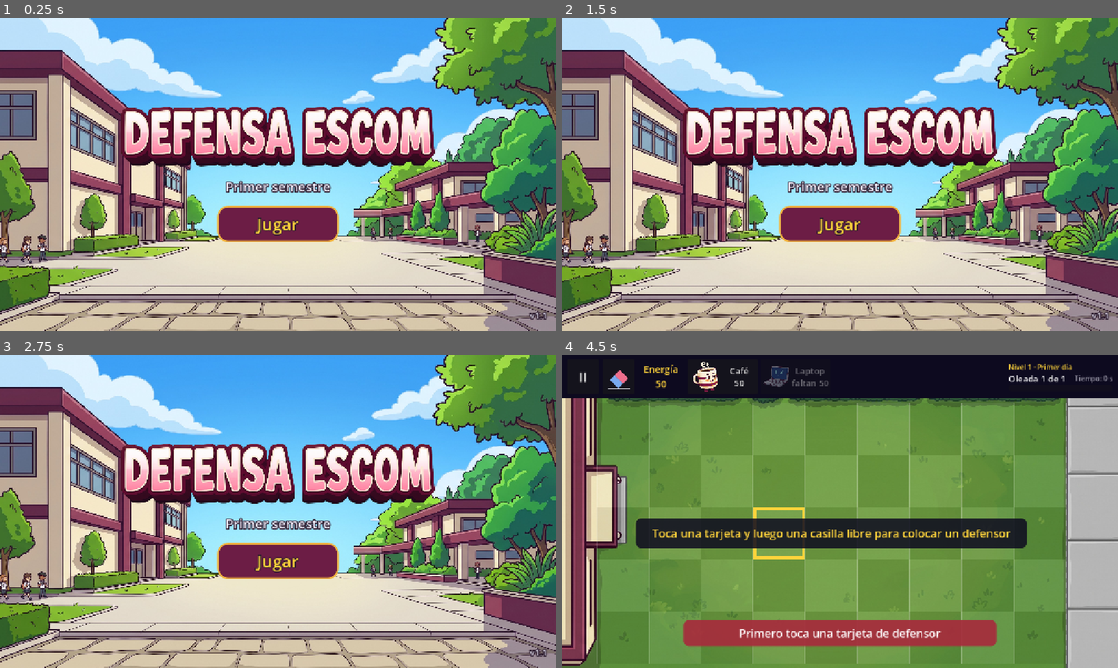
Above: before the commit, frames 1-4 (two rows, left to right).
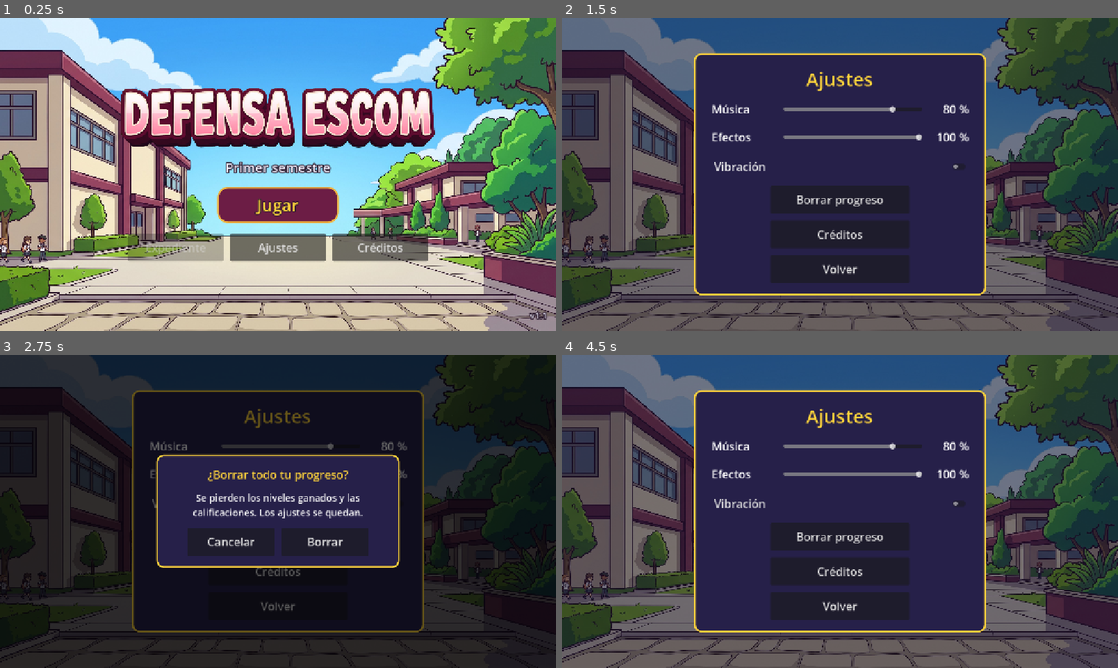
Above: after the commit, the same moments.

Repository: Julio-Olascoaga/defensa-escom
Game: Godot game, scene res://scenes/ui/main_menu.tscn
Two runs of this game, one before a commit and one after it. Both use one fixed random seed, a clock stepped at 60 frames per second and the inputs below.
Inputs (mouse positions are in pixels of both pictures, inside the frame that each line leads up to):
- Up to frame 1 (0.25 s): no input
- Up to frame 2 (1.5 s): click (840, 246) at 0.5 s, where only the run after the commit has a clickable "Ajustes"; click (840, 168) at 1.25 s, where only the run after the commit has a clickable "Vibración"
- Up to frame 3 (2.75 s): click (278, 536) at 2 s, where only the run after the commit has a clickable "Borrar progreso"
- Up to frame 4 (4.5 s): click (840, 570) at 2.75 s, where only the run after the commit has a clickable "Créditos"; click (840, 605) at 3.5 s, where only the run after the commit has a clickable "Volver"; click (795, 542) at 4.25 s, where only the run after the commit has a clickable "Cancelar"

The runs differ from the first frame. In frame 1, 20% of the frame differs, in the area x 21-79%, y 22-78%; in frame 2, 96%; in frame 3, 99%, in the area x 0-100%, y 0-100%; in frame 4, 98%.

Commit message:
Add Ajustes and Créditos; Inicio opens the map and gets new buttons

Diff:
--- /dev/null
+++ b/scenes/ui/credits.tscn
@@ -0,0 +1,101 @@
+[gd_scene load_steps=4 format=3]
+
+[ext_resource type="Script" path="res://scripts/ui/credits.gd" id="1_credits"]
+[ext_resource type="Texture2D" path="res://art/backgrounds/menu_bg.jpg" id="2_background"]
+
+[sub_resource type="StyleBoxFlat" id="StyleBoxFlat_panel"]
+content_margin_left = 40.0
+content_margin_top = 28.0
+content_margin_right = 40.0
+content_margin_bottom = 28.0
+bg_color = Color(0.149, 0.125, 0.286, 1)
+border_width_left = 4
+border_width_top = 4
+border_width_right = 4
+border_width_bottom = 4
+border_color = Color(1, 0.831, 0.231, 1)
+corner_radius_top_left = 16
+corner_radius_top_right = 16
+corner_radius_bottom_right = 16
+corner_radius_bottom_left = 16
+
+[node name="Credits" type="Control"]
+layout_mode = 3
+anchors_preset = 15
+anchor_right = 1.0
+anchor_bottom = 1.0
+grow_horizontal = 2
+grow_vertical = 2
+script = ExtResource("1_credits")
+
+[node name="Background" type="TextureRect" parent="."]
+layout_mode = 1
+anchors_preset = 15
+anchor_right = 1.0
+anchor_bottom = 1.0
+grow_horizontal = 2
+grow_vertical = 2
+mouse_filter = 2
+texture = ExtResource("2_background")
+expand_mode = 1
+stretch_mode = 6
+
+[node name="Dim" type="ColorRect" parent="."]
+layout_mode = 1
+anchors_preset = 15
+anchor_right = 1.0
+anchor_bottom = 1.0
+grow_horizontal = 2
+grow_vertical = 2
+mouse_filter = 2
+color = Color(0.051, 0.039, 0.122, 0.55)
+
+[node name="Center" type="CenterContainer" parent="."]
+layout_mode = 1
+anchors_preset = 15
+anchor_right = 1.0
+anchor_bottom = 1.0
+grow_horizontal = 2
+grow_vertical = 2
+
+[node name="Panel" type="PanelContainer" parent="Center"]
+custom_minimum_size = Vector2(620, 0)
+layout_mode = 2
+theme_override_styles/panel = SubResource("StyleBoxFlat_panel")
+
+[node name="Content" type="VBoxContainer" parent="Center/Panel"]
+layout_mode = 2
+theme_override_constants/separation = 16
+
+[node name="Title" type="Label" parent="Center/Panel/Content"]
+layout_mode = 2
+theme_override_colors/font_color = Color(1, 0.831, 0.231, 1)
+theme_override_font_sizes/font_size = 44
+text = "Créditos"
+horizontal_alignment = 1
+
+[node name="Body" type="Label" parent="Center/Panel/Content"]
+unique_name_in_owner = true
+custom_minimum_size = Vector2(620, 0)
+layout_mode = 2
+theme_override_font_sizes/font_size = 22
+text = "Defensa ESCOM
+Desarrollo de Aplicaciones Móviles Nativas · 7CV4 · ESCOM-IPN
+
+Cruz Villa Miguel Angel
+Hernández Alonso Diego Raymundo
+Martinez Martinez Carlos Daniel
+Reyes Olascoaga Julio Cesar
+
+Hecho con Godot Engine (licencia MIT).
+Los profesores del juego son arquetipos ficticios."
+horizontal_alignment = 1
+autowrap_mode = 3
+
+[node name="BackButton" type="Button" parent="Center/Panel/Content"]
+unique_name_in_owner = true
+custom_minimum_size = Vector2(320, 64)
+layout_mode = 2
+size_flags_horizontal = 4
+focus_mode = 0
+text = "Volver"
--- a/scenes/ui/main_menu.tscn
+++ b/scenes/ui/main_menu.tscn
@@ -125,6 +125,34 @@
 theme_override_styles/pressed = SubResource("StyleBoxFlat_play_pressed")
 text = "Jugar"
 
+[node name="MoreButtons" type="HBoxContainer" parent="Center/Content"]
+layout_mode = 2
+theme_override_constants/separation = 16
+alignment = 1
+
+[node name="ExpedienteButton" type="Button" parent="Center/Content/MoreButtons"]
+unique_name_in_owner = true
+custom_minimum_size = Vector2(220, 64)
+layout_mode = 2
+tooltip_text = "Próximamente"
+focus_mode = 0
+disabled = true
+text = "Expediente"
+
+[node name="SettingsButton" type="Button" parent="Center/Content/MoreButtons"]
+unique_name_in_owner = true
+custom_minimum_size = Vector2(220, 64)
+layout_mode = 2
+focus_mode = 0
+text = "Ajustes"
+
+[node name="CreditsButton" type="Button" parent="Center/Content/MoreButtons"]
+unique_name_in_owner = true
+custom_minimum_size = Vector2(220, 64)
+layout_mode = 2
+focus_mode = 0
+text = "Créditos"
+
 [node name="LoadErrorLabel" type="Label" parent="Center/Content"]
 unique_name_in_owner = true
 visible = false
@@ -153,7 +181,7 @@
 theme_override_colors/font_outline_color = Color(0.169, 0.106, 0.18, 1)
 theme_override_constants/outline_size = 10
 theme_override_font_sizes/font_size = 20
-text = "v1.1"
+text = "v1.2"
 horizontal_alignment = 2
 
 [node name="DebugPanel" type="Control" parent="."]
--- /dev/null
+++ b/scenes/ui/settings.tscn
@@ -0,0 +1,233 @@
+[gd_scene load_steps=5 format=3]
+
+[ext_resource type="Script" path="res://scripts/ui/settings.gd" id="1_settings"]
+[ext_resource type="Texture2D" path="res://art/backgrounds/menu_bg.jpg" id="2_background"]
+[ext_resource type="PackedScene" path="res://scenes/ui/notice.tscn" id="3_notice"]
+
+[sub_resource type="StyleBoxFlat" id="StyleBoxFlat_panel"]
+content_margin_left = 40.0
+content_margin_top = 28.0
+content_margin_right = 40.0
+content_margin_bottom = 28.0
+bg_color = Color(0.149, 0.125, 0.286, 1)
+border_width_left = 4
+border_width_top = 4
+border_width_right = 4
+border_width_bottom = 4
+border_color = Color(1, 0.831, 0.231, 1)
+corner_radius_top_left = 16
+corner_radius_top_right = 16
+corner_radius_bottom_right = 16
+corner_radius_bottom_left = 16
+
+[node name="Settings" type="Control"]
+layout_mode = 3
+anchors_preset = 15
+anchor_right = 1.0
+anchor_bottom = 1.0
+grow_horizontal = 2
+grow_vertical = 2
+script = ExtResource("1_settings")
+
+[node name="Background" type="TextureRect" parent="."]
+layout_mode = 1
+anchors_preset = 15
+anchor_right = 1.0
+anchor_bottom = 1.0
+grow_horizontal = 2
+grow_vertical = 2
+mouse_filter = 2
+texture = ExtResource("2_background")
+expand_mode = 1
+stretch_mode = 6
+
+[node name="Dim" type="ColorRect" parent="."]
+layout_mode = 1
+anchors_preset = 15
+anchor_right = 1.0
+anchor_bottom = 1.0
+grow_horizontal = 2
+grow_vertical = 2
+mouse_filter = 2
+color = Color(0.051, 0.039, 0.122, 0.55)
+
+[node name="Center" type="CenterContainer" parent="."]
+layout_mode = 1
+anchors_preset = 15
+anchor_right = 1.0
+anchor_bottom = 1.0
+grow_horizontal = 2
+grow_vertical = 2
+
+[node name="Panel" type="PanelContainer" parent="Center"]
+custom_minimum_size = Vector2(620, 0)
+layout_mode = 2
+theme_override_styles/panel = SubResource("StyleBoxFlat_panel")
+
+[node name="Content" type="VBoxContainer" parent="Center/Panel"]
+layout_mode = 2
+theme_override_constants/separation = 16
+
+[node name="Title" type="Label" parent="Center/Panel/Content"]
+layout_mode = 2
+theme_override_colors/font_color = Color(1, 0.831, 0.231, 1)
+theme_override_font_sizes/font_size = 44
+text = "Ajustes"
+horizontal_alignment = 1
+
+[node name="MusicRow" type="HBoxContainer" parent="Center/Panel/Content"]
+layout_mode = 2
+theme_override_constants/separation = 16
+
+[node name="MusicCaption" type="Label" parent="Center/Panel/Content/MusicRow"]
+custom_minimum_size = Vector2(150, 0)
+layout_mode = 2
+text = "Música"
+
+[node name="MusicSlider" type="HSlider" parent="Center/Panel/Content/MusicRow"]
+unique_name_in_owner = true
+custom_minimum_size = Vector2(320, 48)
+layout_mode = 2
+size_flags_horizontal = 3
+size_flags_vertical = 4
+max_value = 1.0
+step = 0.05
+value = 0.8
+
+[node name="MusicValue" type="Label" parent="Center/Panel/Content/MusicRow"]
+unique_name_in_owner = true
+custom_minimum_size = Vector2(90, 0)
+layout_mode = 2
+text = "80 %"
+horizontal_alignment = 2
+
+[node name="SfxRow" type="HBoxContainer" parent="Center/Panel/Content"]
+layout_mode = 2
+theme_override_constants/separation = 16
+
+[node name="SfxCaption" type="Label" parent="Center/Panel/Content/SfxRow"]
+custom_minimum_size = Vector2(150, 0)
+layout_mode = 2
+text = "Efectos"
+
+[node name="SfxSlider" type="HSlider" parent="Center/Panel/Content/SfxRow"]
+unique_name_in_owner = true
+custom_minimum_size = Vector2(320, 48)
+layout_mode = 2
+size_flags_horizontal = 3
+size_flags_vertical = 4
+max_value = 1.0
+step = 0.05
+value = 0.8
+
+[node name="SfxValue" type="Label" parent="Center/Panel/Content/SfxRow"]
+unique_name_in_owner = true
+custom_minimum_size = Vector2(90, 0)
+layout_mode = 2
+text = "80 %"
+horizontal_alignment = 2
+
+[node name="VibrationToggle" type="CheckButton" parent="Center/Panel/Content"]
+unique_name_in_owner = true
+custom_minimum_size = Vector2(0, 56)
+layout_mode = 2
+focus_mode = 0
+button_pressed = true
+text = "Vibración"
+
+[node name="EraseButton" type="Button" parent="Center/Panel/Content"]
+unique_name_in_owner = true
+custom_minimum_size = Vector2(320, 64)
+layout_mode = 2
+size_flags_horizontal = 4
+focus_mode = 0
+text = "Borrar progreso"
+
+[node name="CreditsButton" type="Button" parent="Center/Panel/Content"]
+unique_name_in_owner = true
+custom_minimum_size = Vector2(320, 64)
+layout_mode = 2
+size_flags_horizontal = 4
+focus_mode = 0
+text = "Créditos"
+
+[node name="BackButton" type="Button" parent="Center/Panel/Content"]
+unique_name_in_owner = true
+custom_minimum_size = Vector2(320, 64)
+layout_mode = 2
+size_flags_horizontal = 4
+focus_mode = 0
+text = "Volver"
+
+[node name="ConfirmPanel" type="Control" parent="."]
+unique_name_in_owner = true
+visible = false
+layout_mode = 1
+anchors_preset = 15
+anchor_right = 1.0
+anchor_bottom = 1.0
+grow_horizontal = 2
+grow_vertical = 2
+
+[node name="Dim" type="ColorRect" parent="ConfirmPanel"]
+layout_mode = 1
+anchors_preset = 15
+anchor_right = 1.0
+anchor_bottom = 1.0
+grow_horizontal = 2
+grow_vertical = 2
+color = Color(0, 0, 0, 0.6)
+
+[node name="Center" type="CenterContainer" parent="ConfirmPanel"]
+layout_mode = 1
+anchors_preset = 15
+anchor_right = 1.0
+anchor_bottom = 1.0
+grow_horizontal = 2
+grow_vertical = 2
+
+[node name="Panel" type="PanelContainer" parent="ConfirmPanel/Center"]
+custom_minimum_size = Vector2(560, 0)
+layout_mode = 2
+theme_override_styles/panel = SubResource("StyleBoxFlat_panel")
+
+[node name="Content" type="VBoxContainer" parent="ConfirmPanel/Center/Panel"]
+layout_mode = 2
+theme_override_constants/separation = 20
+
+[node name="Title" type="Label" parent="ConfirmPanel/Center/Panel/Content"]
+layout_mode = 2
+theme_override_colors/font_color = Color(1, 0.831, 0.231, 1)
+text = "¿Borrar todo tu progreso?"
+horizontal_alignment = 1
+
+[node name="Message" type="Label" parent="ConfirmPanel/Center/Panel/Content"]
+custom_minimum_size = Vector2(480, 0)
+layout_mode = 2
+theme_override_font_sizes/font_size = 22
+text = "Se pierden los niveles ganados y las calificaciones. Los ajustes se quedan."
+horizontal_alignment = 1
+autowrap_mode = 3
+
+[node name="Buttons" type="HBoxContainer" parent="ConfirmPanel/Center/Panel/Content"]
+layout_mode = 2
+theme_override_constants/separation = 16
+alignment = 1
+
+[node name="ConfirmNoButton" type="Button" parent="ConfirmPanel/Center/Panel/Content/Buttons"]
+unique_name_in_owner = true
+custom_minimum_size = Vector2(200, 64)
+layout_mode = 2
+focus_mode = 0
+text = "Cancelar"
+
+[node name="ConfirmYesButton" type="Button" parent="ConfirmPanel/Center/Panel/Content/Buttons"]
+unique_name_in_owner = true
+custom_minimum_size = Vector2(200, 64)
+layout_mode = 2
+focus_mode = 0
+text = "Borrar"
+
+[node name="Notice" parent="." instance=ExtResource("3_notice")]
+unique_name_in_owner = true
+layout_mode = 1
--- /dev/null
+++ b/scripts/ui/credits.gd
@@ -0,0 +1,27 @@
+class_name Credits
+extends Control
+## "Créditos": the team, the course and the engine. It opens from Inicio and
+## from Ajustes; "Volver" and the Android back button return to the screen
+## that opened it (back_scene).
+
+const CREDITS_SCENE := "res://scenes/ui/credits.tscn"
+const MAIN_MENU_SCENE := "res://scenes/ui/main_menu.tscn"
+const SETTINGS_SCENE := "res://scenes/ui/settings.tscn"
+
+## Screen that opened the credits. The caller sets it before changing scene.
+static var back_scene := MAIN_MENU_SCENE
+
+@onready var back_button: Button = %BackButton
+
+
+func _ready() -> void:
+	back_button.pressed.connect(_go_back)
+
+
+func _go_back() -> void:
+	SceneTransition.change_scene(back_scene)
+
+
+func _notification(what: int) -> void:
+	if what == NOTIFICATION_WM_GO_BACK_REQUEST and not SceneTransition.is_changing:
+		_go_back()
--- a/scripts/ui/main_menu.gd
+++ b/scripts/ui/main_menu.gd
@@ -1,7 +1,8 @@
 extends Control
-## Home screen. Shows the saved progress ("Primer semestre · Nivel 3") and its
-## main button says "Jugar" the first time and "Continuar" afterwards. The button
-## asks GameSession to open the saved level (the career map arrives in Block 8).
+## Home screen ("Inicio"). Shows the saved progress ("Primer semestre · Nivel 3")
+## and its main button says "Jugar" the first time and "Continuar" afterwards;
+## it opens the career map. The other buttons open Ajustes and Créditos
+## (Expediente arrives in Block 9 and is disabled until then).
 ## The Android back button asks before closing the game.
 ##
 ## Hidden debug option (debug builds only): tap the logo DEBUG_TAPS times
@@ -17,6 +18,9 @@
 @onready var logo: TextureRect = %Logo
 @onready var subtitle_label: Label = %Subtitle
 @onready var play_button: Button = %PlayButton
+@onready var expediente_button: Button = %ExpedienteButton
+@onready var settings_button: Button = %SettingsButton
+@onready var credits_button: Button = %CreditsButton
 @onready var load_error_label: Label = %LoadErrorLabel
 @onready var version_label: Label = $VersionLabel
 @onready var debug_panel: Control = %DebugPanel
@@ -30,6 +34,8 @@
 
 func _ready() -> void:
 	play_button.pressed.connect(_on_play_button_pressed)
+	settings_button.pressed.connect(_on_settings_button_pressed)
+	credits_button.pressed.connect(_on_credits_button_pressed)
 	logo.gui_input.connect(_on_logo_gui_input)
 	reset_button.pressed.connect(_on_reset_button_pressed)
 	fail_save_button.pressed.connect(_on_fail_save_button_pressed)
@@ -43,9 +49,9 @@
 	_show_progress()
 
 
-## Writes the progress of the world and the text of the main button.
+## Writes the progress of the latest open world and the text of the main button.
 func _show_progress() -> void:
-	var world := GameSession.campaign.worlds[0]
+	var world := GameSession.campaign.worlds[GameSession.latest_world_index()]
 	if ProgressRepository.has_progress():
 		subtitle_label.text = "%s · Nivel %d" % [world.display_name, ProgressRepository.get_current_level(world)]
 		play_button.text = "Continuar"
@@ -59,7 +65,16 @@
 
 
 func _on_play_button_pressed() -> void:
-	GameSession.continue_game()
+	GameSession.open_map()
+
+
+func _on_settings_button_pressed() -> void:
+	SceneTransition.change_scene(GameSession.SETTINGS_SCENE)
+
+
+func _on_credits_button_pressed() -> void:
+	Credits.back_scene = Credits.MAIN_MENU_SCENE
+	SceneTransition.change_scene(Credits.CREDITS_SCENE)
 
 
 # --- Hidden debug panel ---
--- /dev/null
+++ b/scripts/ui/settings.gd
@@ -0,0 +1,84 @@
+extends Control
+## "Ajustes": music and effects sliders (the Music and SFX buses of AudioServer,
+## through AudioManager), vibration on/off, "Borrar progreso" with a
+## confirmation and the credits. Every change is saved at once in the
+## [settings] section of user://progress.cfg by ProgressRepository, so it
+## survives closing the app. Back (button or Android) returns to Inicio.
+
+@onready var music_slider: HSlider = %MusicSlider
+@onready var music_value: Label = %MusicValue
+@onready var sfx_slider: HSlider = %SfxSlider
+@onready var sfx_value: Label = %SfxValue
+@onready var vibration_toggle: CheckButton = %VibrationToggle
+@onready var erase_button: Button = %EraseButton
+@onready var credits_button: Button = %CreditsButton
+@onready var back_button: Button = %BackButton
+@onready var confirm_panel: Control = %ConfirmPanel
+@onready var confirm_yes_button: Button = %ConfirmYesButton
+@onready var confirm_no_button: Button = %ConfirmNoButton
+@onready var notice: Notice = %Notice
+
+
+func _ready() -> void:
+	# The saved values first, so setting them does not count as a change.
+	music_slider.set_value_no_signal(ProgressRepository.get_setting("music_volume"))
+	sfx_slider.set_value_no_signal(ProgressRepository.get_setting("sfx_volume"))
+	vibration_toggle.set_pressed_no_signal(ProgressRepository.get_setting("vibration"))
+	_show_percent(music_value, music_slider.value)
+	_show_percent(sfx_value, sfx_slider.value)
+	music_slider.value_changed.connect(_on_music_changed)
+	sfx_slider.value_changed.connect(_on_sfx_changed)
+	vibration_toggle.toggled.connect(_on_vibration_toggled)
+	erase_button.pressed.connect(confirm_panel.show)
+	confirm_no_button.pressed.connect(confirm_panel.hide)
+	confirm_yes_button.pressed.connect(_on_erase_confirmed)
+	credits_button.pressed.connect(_on_credits_pressed)
+	back_button.pressed.connect(_go_back)
+	confirm_panel.hide()
+
+
+func _on_music_changed(value: float) -> void:
+	AudioManager.set_music_volume(value)
+	_show_percent(music_value, value)
+
+
+func _on_sfx_changed(value: float) -> void:
+	AudioManager.set_sfx_volume(value)
+	_show_percent(sfx_value, value)
+
+
+func _on_vibration_toggled(active: bool) -> void:
+	ProgressRepository.set_setting("vibration", active)
+	if active:
+		AudioManager.vibrate()  # a short buzz so the player feels it is on
+
+
+func _show_percent(label: Label, value: float) -> void:
+	label.text = "%d %%" % roundi(value * 100.0)
+
+
+## "Borrar" on the confirmation: levels, grades and dialogues are erased; the settings stay.
+func _on_erase_confirmed() -> void:
+	confirm_panel.hide()
+	if ProgressRepository.reset_progress() == OK:
+		notice.show_message("Progreso borrado")
+	else:
+		notice.show_message("No se pudo guardar. Inténtalo de nuevo.")
+
+
+func _on_credits_pressed() -> void:
+	Credits.back_scene = Credits.SETTINGS_SCENE
+	SceneTransition.change_scene(Credits.CREDITS_SCENE)
+
+
+func _go_back() -> void:
+	SceneTransition.change_scene(GameSession.MAIN_MENU_SCENE)
+
+
+func _notification(what: int) -> void:
+	# Android back button: closes the confirmation first, then returns to Inicio.
+	if what == NOTIFICATION_WM_GO_BACK_REQUEST and not SceneTransition.is_changing:
+		if confirm_panel.visible:
+			confirm_panel.hide()
+		else:
+			_go_back()
Not shown, added: scripts/ui/credits.gd.uid
Not shown, added: scripts/ui/settings.gd.uid
